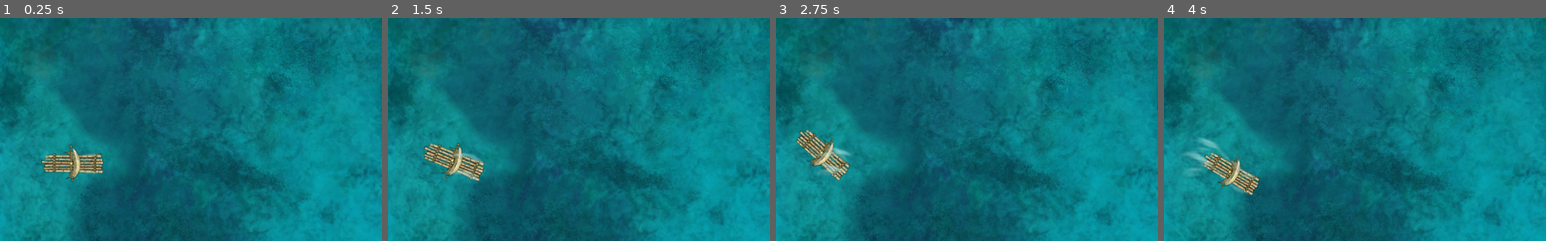
Above: before the commit, frames 1-4 (left to right).
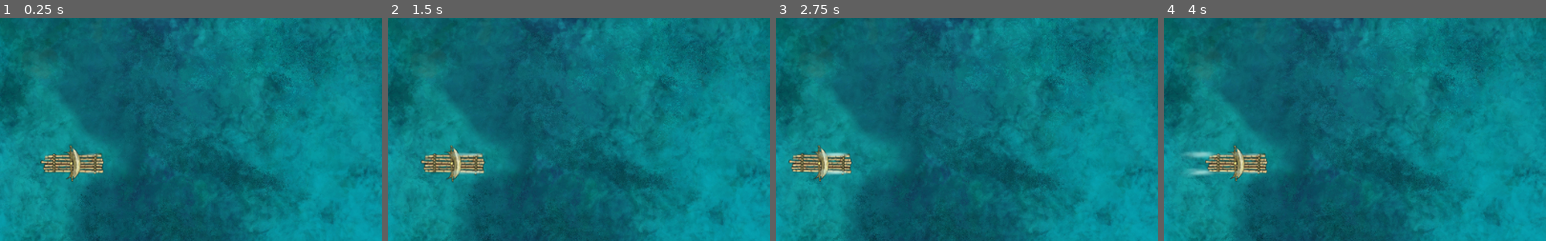
Above: after the commit, the same moments.

Repository: chaotic-waters/animated-ocean
Game: Godot game, scene res://scene/Main.tscn
Two runs of this game, one before a commit and one after it. Both use one fixed random seed, a clock stepped at 60 frames per second and the inputs below. The project has no main scene, so this scene is started directly.
Inputs:
- Up to frame 1 (0.25 s): no input
- Up to frame 2 (1.5 s): hold Right (ui_right) 0.53-1.28 s; hold Down (ui_down) from 1.28 s (still down)
- Up to frame 3 (2.75 s): release Down (ui_down) at 2.03 s; hold Right (ui_right) from 2.03 s (still down)
- Up to frame 4 (4 s): release Right (ui_right) at 2.78 s; hold Up (ui_up) 2.78-3.53 s; hold Left (ui_left) from 3.53 s (still down)
The pictures show only the part of the screen within x 50-100%, y 23-73%; the shares and areas given below are measured in that part.

The runs differ from the first frame. In frame 1, 0.2% of the frame differs, in the area x 10-28%, y 60-72%; in frame 2, 1.7%; in frame 3, 2.1%; in frame 4, 2.5%, in the area x 7-28%, y 53-80%.

Commit message:
added slight rotation animation to similate boat riding waves

Diff:
--- a/scene/ship/Ship.tscn
+++ b/scene/ship/Ship.tscn
@@ -18,11 +18,24 @@
 "times": PoolRealArray( 0, 0.5 ),
 "transitions": PoolRealArray( 1, 1 ),
 "update": 0,
-"values": [ Vector2( 0.96, 0.96 ), Vector2( 1, 1 ) ]
+"values": [ Vector2( 0.98, 0.98 ), Vector2( 1, 1 ) ]
+}
+tracks/1/type = "value"
+tracks/1/path = NodePath(".:rotation_degrees")
+tracks/1/interp = 1
+tracks/1/loop_wrap = true
+tracks/1/imported = false
+tracks/1/enabled = true
+tracks/1/keys = {
+"times": PoolRealArray( 0.2, 0.5, 0.8 ),
+"transitions": PoolRealArray( 1, 1, 1 ),
+"update": 0,
+"values": [ -0.5, 0.0, 0.5 ]
 }
 
 [node name="Ship" type="KinematicBody2D"]
-scale = Vector2( 0.96, 0.96 )
+rotation = -0.00838307
+scale = Vector2( 0.987685, 0.987685 )
 script = ExtResource( 3 )
 
 [node name="BodySprite" type="Sprite" parent="."]
